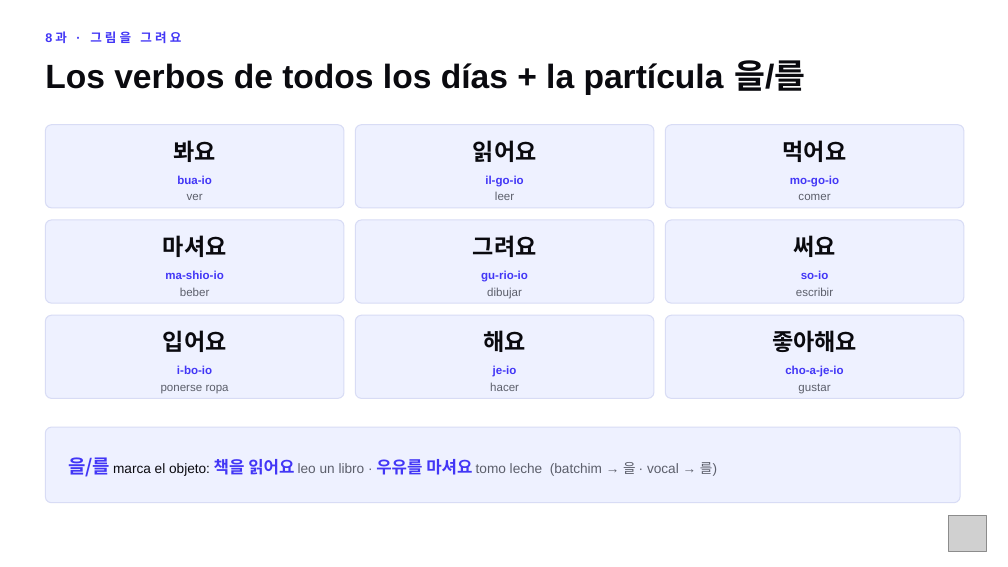
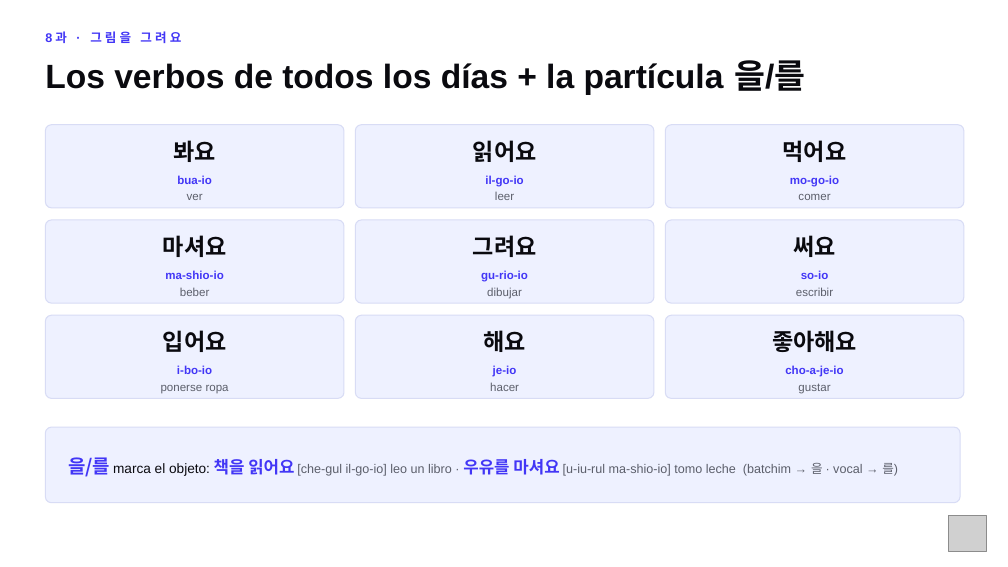
Before and after one commit to academiaseul/ACADEMIASEULWEB, a slide deck: slide 21 of A1_Nivel_1/Repaso_MidTerm_A1.pptx (slide 12 before the commit). Drawn at 1008x567 pixels with LibreOffice and Linux fonts; fonts in the diff are those of the drawing; grey boxes stand for pictures. Boxes give left, top, right and bottom in pixels: in the first picture for what was removed or moved away, otherwise in the second. Text is boxed around its words. In the diff, an @@ line names an element or a change of style, - is before the commit and + after.

```diff
--- a/A1_Nivel_1/Repaso_MidTerm_A1.pptx
+++ b/A1_Nivel_1/Repaso_MidTerm_A1.pptx
@@ text at (x1=68, y1=457, x2=898, y2=477): text changed; size 13 to 12 pt @@
-을/를 marca el objeto: 책을 읽어요 leo un libro · 우유를 마셔요 tomo leche (batchim → 을 · vocal → 를)
+을/를 marca el objeto: 책을 읽어요 [che-gul il-go-io] leo un libro · 우유를 마셔요 [u-iu-rul ma-shio-io] tomo leche (batchim → 을 · vocal → 를)
```
Also in this commit, not shown: 13 other slides changed, 14 slides added, 3 other files.
